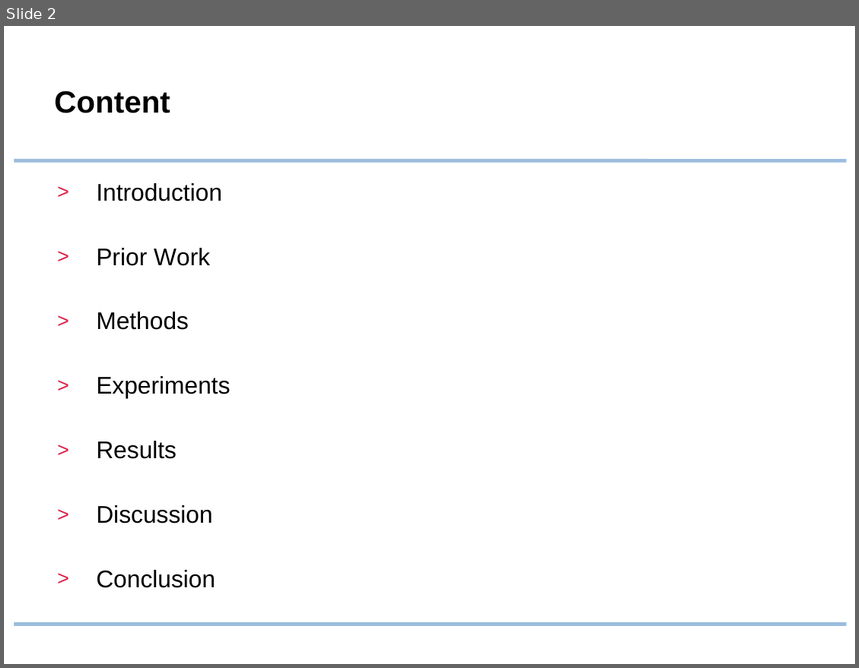
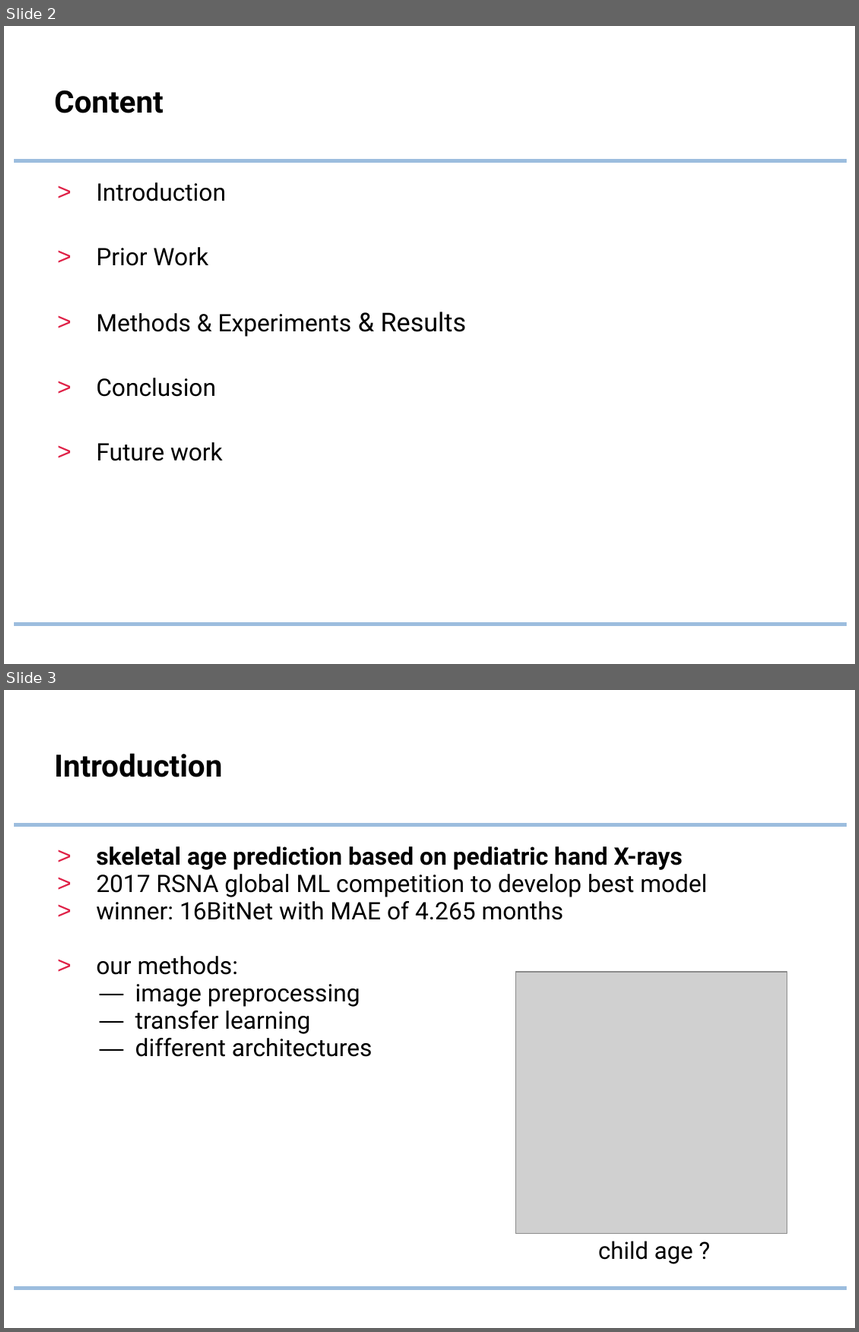
Before and after one commit to lukaszbinden/pediatric-bone-age-prediction, a slide deck: Presentation.pptx. Shown one above the other, each under a label of ours: slide 2 before the commit, slides 2 and 3 after it. The pictures are 859x668 and 859x1332 pixels, drawn with LibreOffice and Linux fonts; fonts in the diff are those of the drawing; grey boxes stand for pictures; background and template pictures are left out. Boxes give left, top, right and bottom in pixels: in the first picture for what was removed or moved away, otherwise in the second. Text is boxed around its words. In the diff, an @@ line names an element or a change of style, - is before the commit and + after.

```diff
--- a/Presentation.pptx
+++ b/Presentation.pptx
@@ slide 3 added at box(4, 690, 855, 1328), background #FFFFFF; not listed: 2 template elements that a slide beside it also shows @@
@@ title added at box(54, 753, 222, 777), 26 pt, text #000000, bold @@
+Introduction
@@ text added at box(96, 847, 707, 1057), 20.4 pt, text #000000 @@
+> skeletal age prediction based on pediatric hand X-rays
+> 2017 RSNA global ML competition to develop best model
+> winner: 16BitNet with MAE of 4.265 months
+> our methods:
+  — image preprocessing
+  — transfer learning
+  — different architectures
@@ picture added at box(515, 972, 787, 1234) @@
@@ text added at box(598, 1241, 693, 1265), 20 pt, text #000000 @@
+child age ?
@@ slide 2 changed as well @@
@@ title "Content" at box(54, 91, 164, 113): font Arial to Roboto @@
@@ text at box(96, 183, 226, 397): font Arial to Roboto in "Introduction", "Prior Work", "Conclusion"; less space between paragraphs @@
@@ text at box(96, 312, 467, 337): text changed; font Arial to Roboto @@
-> Methods
-> Experiments
-> Results
-> Discussion
+> Methods & Experiments & Results
@@ text at box(96, 442, 223, 461): paragraph added @@
+> Future work
```
Also in this commit, not shown: 1 other slide changed, 19 other slides added, 8 slides removed.
